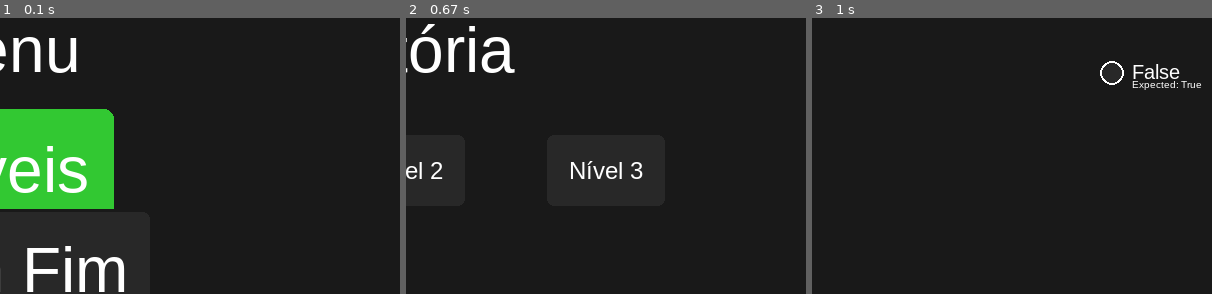
Above: before the commit, frames 1-3 (left to right).
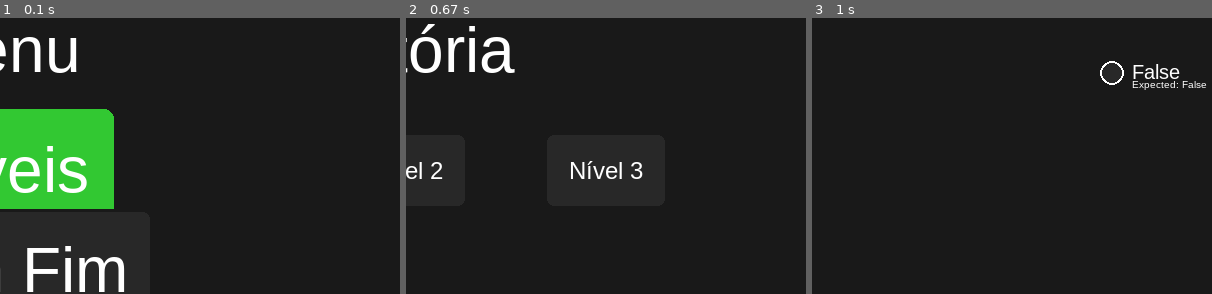
Above: after the commit, the same moments.

Repository: lucaszferreira1/Pygame_LogicGatesGame
Game: pygame game, started from main.py
Two runs of this game, one before a commit and one after it. Both use one fixed random seed, a clock stepped at 60 frames per second and the inputs below.
Inputs (mouse positions are % of the whole screen's width and height, from its top left):
- Up to frame 1 (0.1 s): no input
- Up to frame 2 (0.67 s): tap Enter at 0.33 s
- Up to frame 3 (1 s): press the mouse at (60, 53) at 0.7 s; move the mouse to (51, 47) at 0.8 s; release the mouse at (42, 42) at 0.93 s
The pictures show only the part of the screen within x 50-100%, y 0-50%; the shares and areas given below are measured in that part.

Frames 1-2 are identical in both runs. In frame 3, less than 0.1% of the frame differs, in the area x 92-99%, y 22-26%.

Commit message:
Refatoração de código e atualização do terminal de saída do nível

Diff:
--- a/logic.py
+++ b/logic.py
@@ -2,9 +2,13 @@
 from typing import List, Tuple
 from ui import draw_text
 
+WIDTH, HEIGHT = 800, 600
+
 white = (255, 255, 255)
 green = (34, 139, 34)
 wire_color_false = (100, 100, 100)
+button_hover = (50, 200, 50)
+button_bg = (40, 40, 40)
 
 pygame.font.init()
 gate_font = pygame.font.SysFont('arial', 20)
@@ -19,7 +23,7 @@
                  "NOR": ["images//NOR.png", [[-20, -10], [-20, 10]], [20, 0, 1]]}
 
 class Gate:
-    def __init__(self, gate_type: str, inputs: List[bool], outputs: List[bool], position: Tuple[int,int], color: Tuple[int,int,int]):
+    def __init__(self, gate_type: str, inputs: List[bool], outputs: List[bool], position: Tuple[int,int], color: Tuple[int,int,int]=button_bg):
         self.id = None
         self.type = gate_type.upper()
         self.inputs = inputs
@@ -31,7 +35,7 @@
     def copy(self):
         return Gate(gate_type=self.type, inputs=self.inputs[:], outputs=self.outputs, position=self.position, color=self.color)
 
-    def draw(self, screen, hover_color, x=-1, y=-1, selected=False):
+    def draw(self, screen, x=-1, y=-1, selected=False):
         if x == -1 and y == -1:
             x, y = self.position
         if self.type in default_gates.keys():
@@ -41,7 +45,7 @@
         else:
             rect_width, rect_height = 80, 60
             rect = pygame.Rect(self.position[0] - rect_width // 2, self.position[1] - rect_height // 2, rect_width, rect_height)
-            pygame.draw.rect(screen, hover_color if selected else self.color, rect, border_radius=10)
+            pygame.draw.rect(screen, button_hover if selected else self.color, rect, border_radius=10)
             pygame.draw.rect(screen, white, rect, 2, border_radius=10)
             draw_text(screen, self.type, (self.position[0] - self.font.size(self.type)[0] // 2, self.position[1] - self.font.size(self.type)[1] // 2), self.font)
 
@@ -155,34 +159,47 @@
             gate = ports["GATE"][value[0]]
             pos = gate.get_output_positions()[value[2]][1]
         else:
-            pos = ports[value[1]][value[0]][1]
+            pos = ports[value[1]][value[0]].pos
         return pos
 
     def update_own_value(self, ports):
         if self.from_i[1] == "GATE_O":
             gate = ports["GATE"][self.from_i[0]]
             self.value = gate.outputs[self.from_i[2]]
-        elif self.from_i[1] == "TERMINAL_O":
-            term = ports["TERMINAL_O"][self.from_i[0]]
-            self.value = term[2]
+        elif self.from_i[1] == "TERMINAL_I":
+            term = ports["TERMINAL_I"][self.from_i[0]]
+            self.value = term.value
 
     def set_value_to_out(self, ports):
         if self.to_i[1] == "GATE_I":
             gate = ports["GATE"][self.to_i[0]]
             gate.inputs[self.to_i[2]] = self.value
-        elif self.from_i[1] == "TERMINAL_I":
-            pass # Alterar o valor do terminal da esquerda
+        elif self.to_i[1] == "TERMINAL_O":
+            term = ports["TERMINAL_O"][self.to_i[0]]
+            term.value = self.value
 
     def __str__(self):
         return f"Wire(from={self.from_i}, to={self.to_i}, value={self.value})"
+
+class Terminal:
+    def __init__(self, i: int, isIn=True, value=False):
+        self.i = i
+        self.pos = self.calculate_position(i, isIn)
+        self.value = value
+
+    def calculate_position(self, i, isIn):
+        return (100, 100 + i * 60 + 3) if isIn else (WIDTH - 100, 100 + i * 60 + 3)
+
+    def __str__(self):
+        return f"Terminal(i={self.i}, pos={self.pos}, value={self.value})"
 
 
 class Level:
     def __init__(self, name: str, inputs: List[bool], allowed_gates: List[str], function=None):
         self.name = name
-        self.inputs = inputs.copy()
+        self.inputs = [Terminal(i, True, val) for i, val in enumerate(inputs)]
         self.expected = function(inputs)
-        self.current_output = [False] * len(self.expected)
+        self.outputs = [Terminal(i, False) for i in range(len(self.expected))]
         self.allowed_gates = allowed_gates.copy()
         self.gates: dict[int, Gate] = {}
         self.wires: List[Wire] = []
@@ -195,31 +212,42 @@
 
     def remove_gate(self, gate):
         idx_gate = gate.id
-        self.wires = [wire for wire in self.wires if not (
+
+        wires = [wire for wire in self.wires if (
             (wire.from_i[1] == "GATE_O" and wire.from_i[0] == idx_gate) or
             (wire.to_i[1] == "GATE_I" and wire.to_i[0] == idx_gate)
         )]
+
+        for wire in wires:
+            if wire.to_i[1] == "GATE_I":
+                gate = self.gates[wire.to_i[0]]
+                gate.inputs[wire.to_i[2]] = False
+            elif wire.to_i[1] == "TERMINAL_O":
+                term = self.outputs[wire.to_i[0]]
+                term.value = False
+            self.wires.remove(wire)
+
         self.gates.pop(idx_gate)
 
-    def draw(self, screen, width, height, button_bg, button_hover, mouse_pos):
-        input_positions = self.get_input_terminals()
-        for i, val in enumerate(self.inputs):
-            color = green if val else button_bg
-            pygame.draw.circle(screen, white, input_positions[i][1], 12)
-            pygame.draw.circle(screen, color, input_positions[i][1], 10)
-            draw_text(screen, f"{val}", (30, input_positions[i][1][1] - 13), gate_font)
-        output_positions = self.get_output_terminals(width)
-        for i, val in enumerate(self.current_output):
-            color = green if val else button_bg
-            pygame.draw.circle(screen, white, output_positions[i][1], 12)
-            pygame.draw.circle(screen, color, output_positions[i][1], 10)
-            draw_text(screen, f"{val}", (output_positions[i][1][0] + 20, output_positions[i][1][1] - 13), gate_font)
-            draw_text(screen, f"Expected: {self.expected[i]}", (output_positions[i][1][0] + 20, output_positions[i][1][1] + 5), expected_font)
+    def draw(self, screen, mouse_pos):
+        self.expected = self.function(self.inputs)
+
+        for term in self.inputs:
+            color = green if term.value else button_bg
+            pygame.draw.circle(screen, white, term.pos, 12)
+            pygame.draw.circle(screen, color, term.pos, 10)
+            draw_text(screen, f"{term.value}", (30, term.pos[1] - 13), gate_font)
+        for term in self.outputs:
+            color = green if term.value else button_bg
+            pygame.draw.circle(screen, white, term.pos, 12)
+            pygame.draw.circle(screen, color, term.pos, 10)
+            draw_text(screen, f"{term.value}", (term.pos[0] + 20, term.pos[1] - 13), gate_font)
+            draw_text(screen, f"Expected: {term.value}", (term.pos[0] + 20, term.pos[1] + 5), expected_font)
         for gate in self.gates.values():
             gate.update()
-            gate.draw(screen, button_hover)
-
-        ports = {"TERMINAL_O": input_positions, "TERMINAL_I": output_positions, "GATE": self.gates}
+            gate.draw(screen)
+
+        ports = {"TERMINAL_I": self.inputs, "TERMINAL_O": self.outputs, "GATE": self.gates}
         for wire in self.wires:
             wire.update(ports)
             wire.draw(screen, ports)
@@ -227,21 +255,7 @@
         if self.current_wire:
             self.current_wire.draw_one_point(screen, ports, mouse_pos)
 
-        # Update the current output and expected output
-
-    def get_input_terminals(self):
-        positions = []
-        for i in range(len(self.inputs)):
-            pos = (100, 100 + i * 60 + 3)
-            positions.append((i, pos, self.inputs[i]))
-        return positions
-
-    def get_output_terminals(self, width):
-        positions = []
-        for i in range(len(self.current_output)):
-            pos = (width - 100, 100 + i * 60 + 3)
-            positions.append((i, pos, self.inputs[i]))
-        return positions
+        # Update the current output and expected outputs
 
     def terminal_has_two_wires(self, i):
         for wire in self.wires:
--- a/main.py
+++ b/main.py
@@ -38,13 +38,13 @@
             Level("Nível 3", [True, True], ['XOR', 'NOT'], level3_function)]
 
 logic_gates = {
-    'AND': Gate('AND', [False, False], [False], (0, 0), button_bg),
-    'OR': Gate('OR', [False, False], [False], (0, 0), button_bg),
-    'NOT': Gate('NOT', [False], [True], (0, 0), button_bg),
-    'XOR': Gate('XOR', [False, False], [False], (0, 0), button_bg),
-    'NAND': Gate('NAND', [False, False], [False], (0, 0), button_bg),
-    'NOR': Gate('NOR', [False, False], [False], (0, 0), button_bg),
-    "XNOR": Gate("XNOR", [False, False], [False], (0, 0), button_bg),
+    'AND': Gate('AND', [False, False], [False], (0, 0)),
+    'OR': Gate('OR', [False, False], [False], (0, 0)),
+    'NOT': Gate('NOT', [False], [True], (0, 0)),
+    'XOR': Gate('XOR', [False, False], [False], (0, 0)),
+    'NAND': Gate('NAND', [False, False], [False], (0, 0)),
+    'NOR': Gate('NOR', [False, False], [False], (0, 0)),
+    "XNOR": Gate("XNOR", [False, False], [False], (0, 0)),
 }
 
 def play_level(level):
@@ -67,11 +67,11 @@
             pygame.draw.rect(screen, white, rect, 2, border_radius=10)
             draw_text(screen, gt, (pos[0] - gate_font.size(gt)[0] // 2, pos[1] - gate_font.size(gt)[1] // 2), gate_font)
 
-        level.draw(screen, WIDTH, HEIGHT, button_bg, hover_color, mouse_pos)
+        level.draw(screen, mouse_pos)
 
         if dragging:
             dragging.position = (mouse_pos[0] + offset[0], mouse_pos[1] + offset[1])
-            dragging.draw(screen, hover_color, selected=True)
+            dragging.draw(screen, selected=True)
 
         pygame.display.flip()
 
@@ -98,26 +98,26 @@
                 # Right Click
                 elif e.button == 3 and not dragging:
                     clicked = False
-                    for i, pos, val in level.get_input_terminals():
-                        if (mouse_pos[0] - pos[0])**2 + (mouse_pos[1] - pos[1])**2 < 12**2:
+                    for term in level.inputs:
+                        if (mouse_pos[0] - term.pos[0])**2 + (mouse_pos[1] - term.pos[1])**2 < 12**2:
                             if not wiring:
-                                wiring = Wire((i, "TERMINAL_O", 0), None, level.inputs[i])
+                                wiring = Wire((term.i, "TERMINAL_I", 0), None, term.value)
                                 level.current_wire = wiring
                             elif not wiring.from_i:
-                                wiring.from_i = (i, "TERMINAL_O", 0)
-                                wiring.value = val
+                                wiring.from_i = (term.i, "TERMINAL_I", 0)
+                                wiring.value = term.value
                             clicked = True
                             break
                     if not clicked:
-                        for i, pos, val in level.get_output_terminals(WIDTH):
-                            if (mouse_pos[0] - pos[0])**2 + (mouse_pos[1] - pos[1])**2 < 12**2:
-                                has_two = level.terminal_has_two_wires(i)
+                        for term in level.outputs:
+                            if (mouse_pos[0] - term.pos[0])**2 + (mouse_pos[1] - term.pos[1])**2 < 12**2:
+                                has_two = level.terminal_has_two_wires(term.i)
                                 if not has_two:
                                     if not wiring:
-                                        wiring = Wire(None, (i, "TERMINAL_I", 0), level.expected[i])
+                                        wiring = Wire(None, (term.i, "TERMINAL_O", 0), term.value)
                                         level.current_wire = wiring
                                     elif not wiring.to_i:
-                                        wiring.to_i = (i, "TERMINAL_I", 0)
+                                        wiring.to_i = (term.i, "TERMINAL_O", 0)
                                 clicked = True
                                 break
                     if not clicked:
